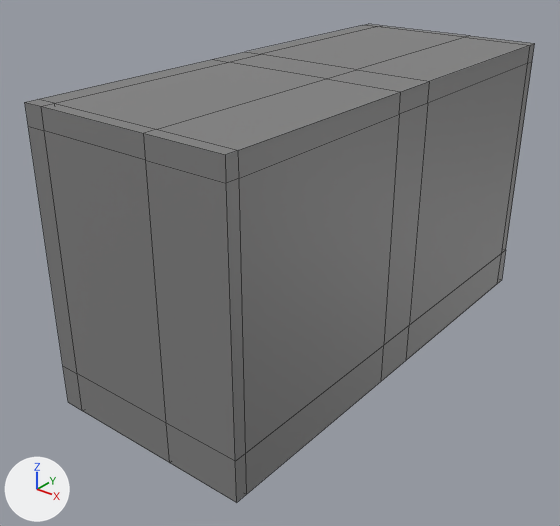
Renders of the FBX model Assets/Models Rescaled/WallFreezer.fbx from each side of a commit.
One viewpoint serves both versions: a camera (50 mm lens) standing at (4.63, -4.99, 2.68) and looking at (1.35, -0.88, 0.14). Every picture has the same lights, and +X, +Y and +Z are marked at lower left. The picture after the commit comes second. Mesh edges are drawn as thin lines. Where no turn or scale is listed for an object, it has been applied to the vertices. Vertices at exactly the same position are counted once.

Objects in the first picture: 'WallFreezer'.
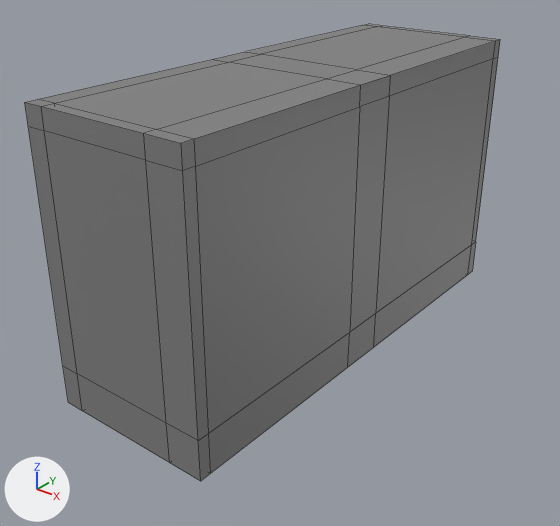
Changed parts and their boxes [x1, y1, x2, y2] in the pictures (560 x 526 px; the box of a moved part takes in the faces that stretch with it):
'WallFreezer', reshaped (7% narrower)
    before: [25, 24, 535, 502]
    after: [25, 24, 500, 481]
part 1 of me_mesh, moved or reshaped
    before: [178, 38, 535, 502]
    after: [178, 38, 500, 481]

The edits, one by one:
me_mesh is used by ob_wallfreezer; location (1.455, 1.256, -0.574).
me_mesh had 548 vertices, 552 faces and spanned x -0.79..0.79, y -3.67..0.0, z 0.0..2.13.
me_mesh now has 548 vertices, 552 faces and spans x -0.79..0.5, y -3.67..0.0, z 0.0..2.13.
me_mesh part 1: all 24 vertices in x 0.79, y -3.67..0.0, z 0.0..2.13 are moved by (-0.29, 0.0, 0.0).
